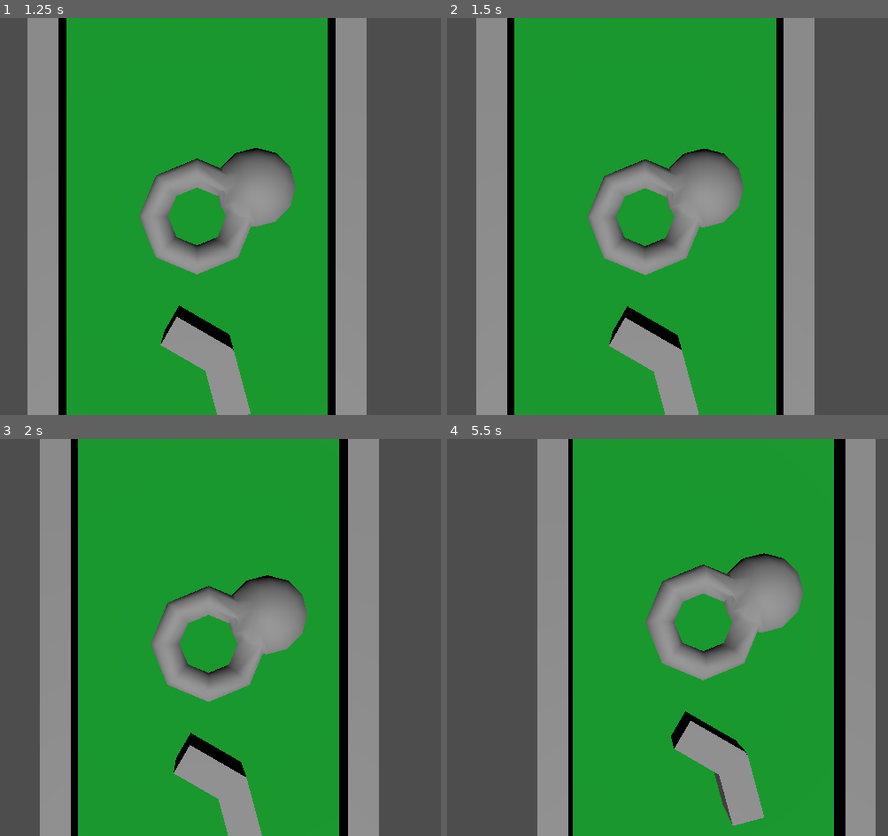
Above: before the commit, frames 1-4 (two rows, left to right).
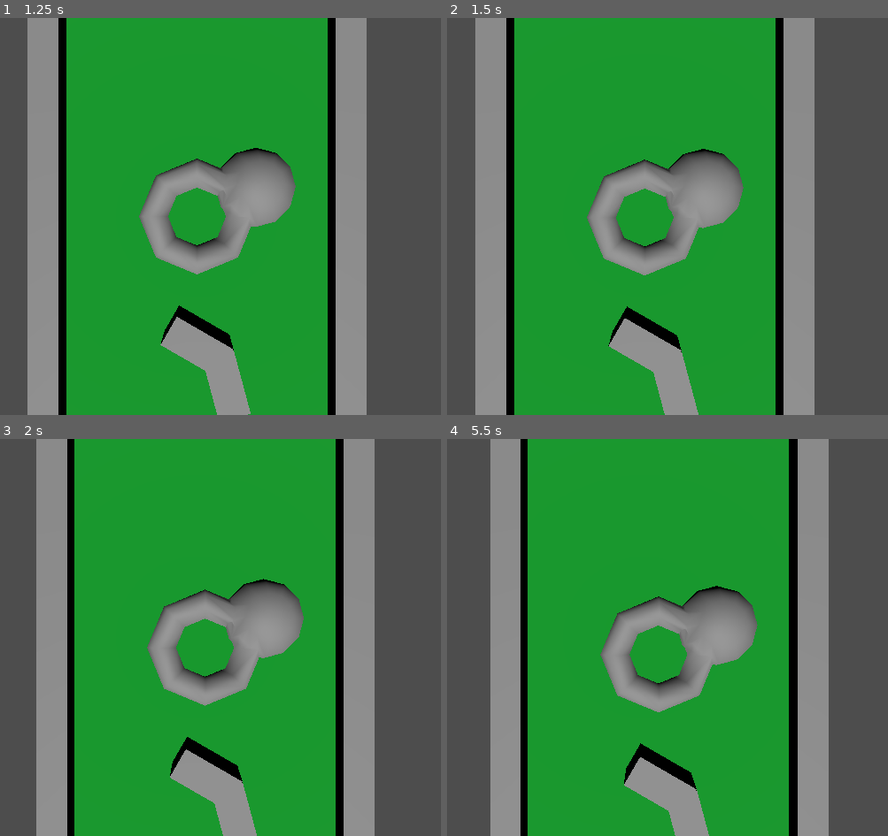
Above: after the commit, the same moments.

Repository: learnictnow/godot-mini-golf-ball
Game: Godot game, scene res://game.tscn
Two runs of this game, one before a commit and one after it. Both use one fixed random seed, a clock stepped at 60 frames per second and the inputs below. The engine's default icon, where the game draws it, is replaced by a stand-in: a white triangle on a blue panel in a dark square.
Inputs (mouse positions are in pixels of both pictures, inside the frame that each line leads up to):
- Up to frame 1 (1.25 s): tap Enter (ui_accept) at 0.5 s; move the mouse to (352, 196) at 0.52 s; hold Right (ui_right) from 0.53 s (still down); hold Enter (ui_accept) from 0.53 s (still down)
- Up to frame 2 (1.5 s): move the mouse to (504, 236) at 1.27 s; release Right (ui_right) at 1.28 s; release Enter (ui_accept) at 1.28 s; hold Left (ui_left) from 1.28 s (still down); tap Enter (ui_accept) at 1.35 s
- Up to frame 3 (2 s): keep holding Left (ui_left); tap Enter (ui_accept) at 1.52, 1.82 s
- Up to frame 4 (5.5 s): move the mouse to (716, 550) at 2.02 s; release Left (ui_left) at 2.03 s; hold Enter (ui_accept) 2.03-2.78 s; hold Right (ui_right) 2.03-3.53 s; move the mouse to (610, 716) at 2.77 s; tap Enter (ui_accept) at 2.85, 3.02, 3.32, 4.35, 4.52, 4.82 s; move the mouse to (857, 697) at 3.52 s; hold Enter (ui_accept) 3.53-4.28 s; hold Left (ui_left) from 3.53 s (still down); move the mouse to (outside the picture) at 4.27 s; move the mouse to (680, 637) at 5.02 s; hold Enter (ui_accept) from 5.03 s (still down)

Frame 1 is identical in both runs. In frame 2, 0.8% of the frame differs, in the area x 6-75%, y 0-100%; in frame 3, 7.8%; in frame 4, 52%, in the area x 9-98%, y 0-100%.

Commit message:
Hit ball working

Diff:
--- a/Ball.gd
+++ b/Ball.gd
@@ -5,6 +5,7 @@
 
 var hit_strength = 0.0
 var hit_pressed = false
+var ray_cast
 
 # Called when the node enters the scene tree for the first time.
 func _ready():
@@ -34,9 +35,42 @@
 
 	look_at_cursor()
 
+func camera_raycast():
+	var ray_length = 1000
+	var mouse_pos = get_viewport().get_mouse_position()
+	var from = $TopDownCamera.project_ray_origin(mouse_pos)
+	var to = from + $TopDownCamera.project_ray_normal(mouse_pos) * ray_length
+	var space = get_world_3d().direct_space_state
+	#Raycast checking only the second collision mask.
+	var query = PhysicsRayQueryParameters3D.create(from,to)
+
+	return space.intersect_ray(query)
+
 func hit_ball():
-	current_direction = current_direction.rotated(Vector3.UP, deg_to_rad($Marker3D.rotation_degrees.y))
-	apply_central_impulse(current_direction * ball_multiplier * hit_strength * 5)
+	#current_direction = current_direction.rotated(Vector3.UP, deg_to_rad($Marker3D.rotation_degrees.y))
+	#current_direction = $Marker3D.rotation
+	#current_direction = self.transform.origin.direction_to($Marker3D/DirectionMarker3D.position)
+
+	var ray_cast = camera_raycast()
+
+	if not ray_cast.is_empty():
+		#Calculating the distance between the golf ball and the mouse position.
+		var distance = self.position.distance_to(ray_cast.position)
+		#Calculating the direction vector between golf ball ,and mouse position.
+		current_direction = self.transform.origin.direction_to(ray_cast.position)
+		#speed = - (current_direction * distance * accel) #.limit_length(max_speed)
+		#Looking at the mouse position in the 3D world.
+		#scaler.look_at(Vector3(ray_cast.position.x,position.y,ray_cast.position.z))
+		#
+		#if selected:
+			##Scaling the scaler with limitation.
+			#scaler.scale.z = clamp(distance,0,2)
+			#
+		#else:
+			##Resetting the scaler.
+			#scaler.scale.z = 0.01
+
+		apply_central_impulse(current_direction * ball_multiplier * hit_strength * 5)
 	#apply_central_impulse(current_direction * ball_multiplier)
 
 func look_at_cursor():
@@ -48,9 +82,11 @@
 	var cursor_pos = drop_plane.intersects_ray(from, to)
 
 	#var tmp = $Marker3D.angle_to(cursor_pos)
-
+	#ray_cast = cursor_pos
 	#print(tmp)
 
 	$Marker3D.look_at(cursor_pos, Vector3.UP)
-	print($Marker3D.rotation_degrees.y)
+	#$Marker3D.look_at(Vector3(cursor_pos.x, 0.0, cursor_pos.y), Vector3.UP)
+
+	#print($Marker3D.rotation_degrees)
 	#current_direction = current_direction.rotated(Vector3.UP, deg_to_rad($Marker3D.rotation_degrees.y))
--- a/ball.tscn
+++ b/ball.tscn
@@ -38,6 +38,9 @@
 transform = Transform3D(1, 0, 0, 0, -4.37114e-08, 1, 0, -1, -4.37114e-08, 0, 0, -0.6)
 mesh = SubResource("PrismMesh_raeto")
 
+[node name="DirectionMarker3D" type="Marker3D" parent="Marker3D"]
+transform = Transform3D(1, 0, 0, 0, 1, 0, 0, 0, 1, 0, 0, -1)
+
 [node name="MeshInstance3D" type="MeshInstance3D" parent="."]
 mesh = SubResource("SphereMesh_hjhye")
 
